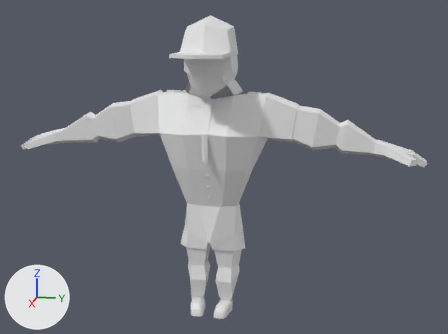
Two versions of the FBX model Project Sem2/Assets/Prefabs/Police/Police.fbx, one commit apart.
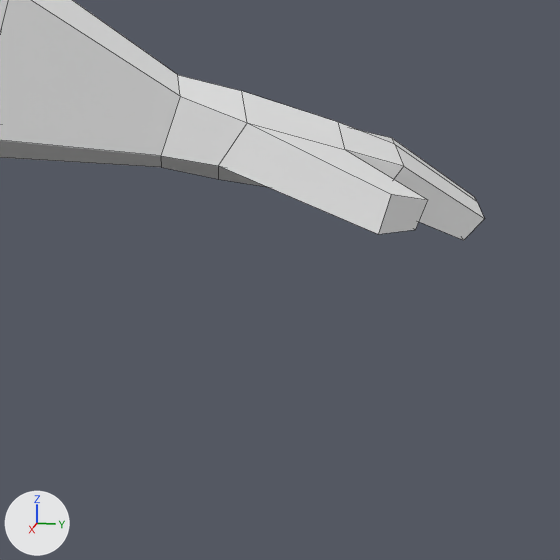
The first picture shows the older version from a 50 mm lens placed at (19.03, 4.2, 9.88), pointed at (0.39, 0.48, 5.22). The close-ups show both versions on the part from 77% to 98% of the width and 38% to 66% of the height of that picture; other places that the commit changed are outside them. Lighting does not change. The marker at lower left points along +X, +Y and +Z. The close-ups show mesh edges as thin lines. Vertices at the same position are counted once.

Script lines for the objects in view, before the commit:
```python
me_cube = bpy.data.meshes.new('Cube')
me_cube.from_pydata(...)  # 884 vertices, 829 faces; spans x -1.1..1.01, y -6.63..6.63, z -8.56..1.05
ob_cube = bpy.data.objects.new('Cube', me_cube)
ob_cube.location = (0.0, 0.0, 8.718)
```
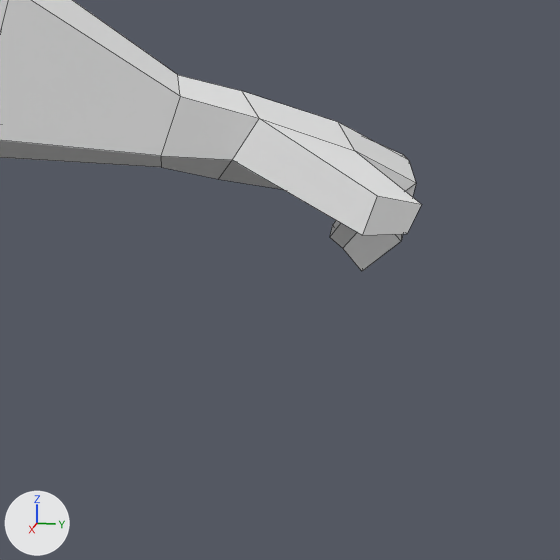
What differs and where, as boxes [x1, y1, x2, y2] in the close-ups (560 x 560 px):
'Cube', reshaped: before [0, 0, 484, 240]; after [0, 0, 422, 271]
part 1 of me_cube, built on: before [161, 75, 484, 240]; after [161, 75, 422, 271]

The change, as a list of edits to the scene's bpy script:
```text
Change me_cube:
    used by ob_cube; location = (0.0, 0.0, 8.718)
    remove me_cube.from_pydata(...)  # 884 vertices, 829 faces; spans x -1.1..1.01, y -6.63..6.63, z -8.56..1.05
    add me_cube.from_pydata(...)  # 890 vertices, 835 faces; spans x -1.1..1.01, y -6.63..6.28, z -8.56..1.05
    me_cube part 1
    6 faces are deleted
    20 vertices move from x -0.56..0.62, y 5.3..6.63, z -3.33..-2.71 to x -0.56..0.65, y 5.37..6.28, z -3.48..-2.71
    6 vertices are added at (-0.17, 6.03, -3.16), (0.15, 6.09, -3.15), (-0.16, 6.25, -3.29), (-0.49, 6.21, -3.3), (-0.5, 6.07, -3.16), (0.16, 6.22, -3.29)
    12 new faces join them
```
